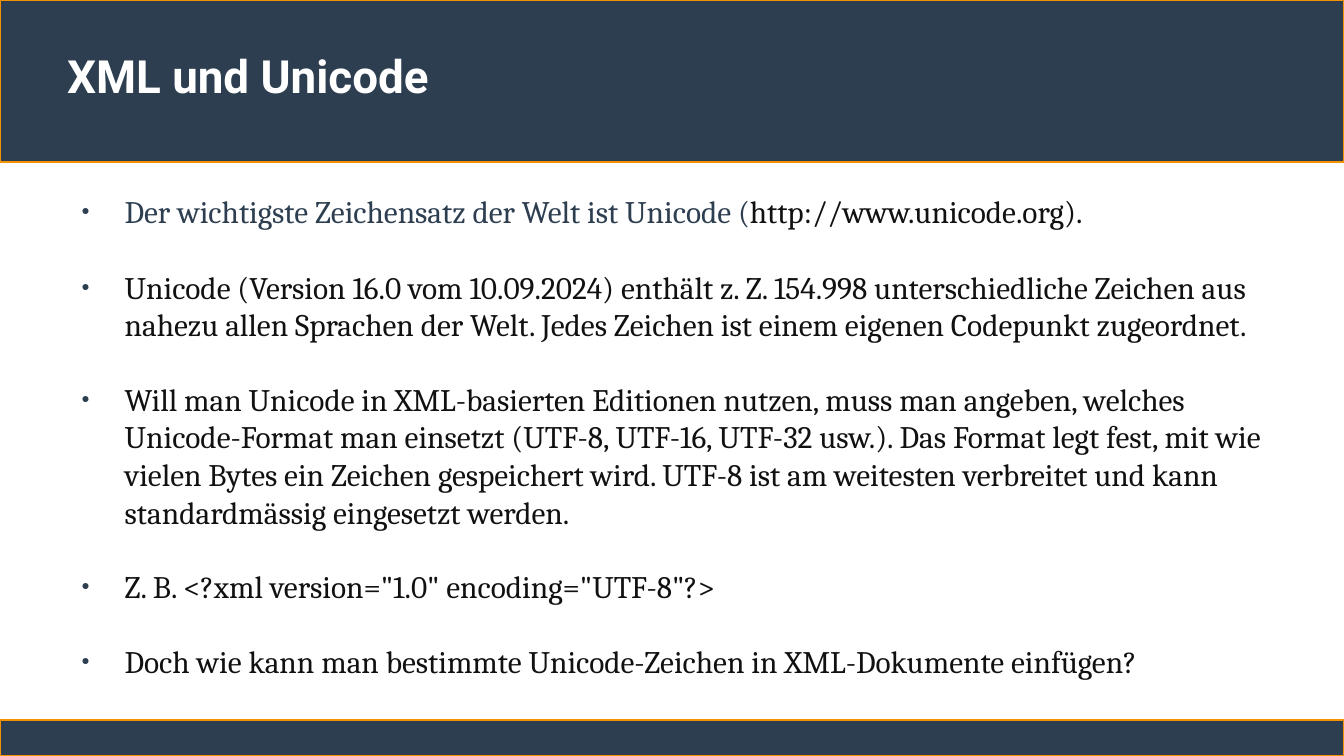
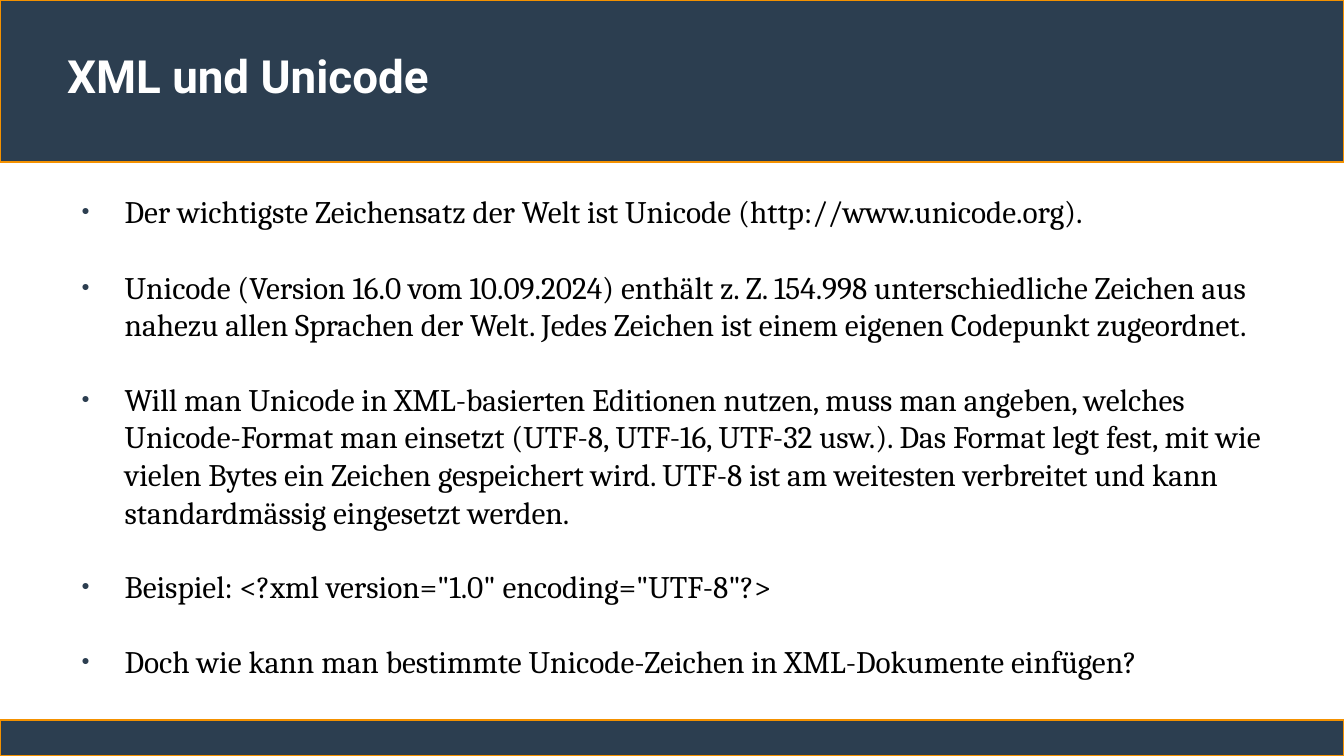
Before and after one commit to ChristianSonderUniSG/xml-kurs, a slide deck: slide 19 of sitzung_2/sitzung_2.odp. Drawn at 1344x756 pixels with LibreOffice and Linux fonts; fonts in the diff are those of the drawing. Boxes give left, top, right and bottom in pixels: in the first picture for what was removed or moved away, otherwise in the second. Text is boxed around its words. In the diff, an @@ line names an element or a change of style, - is before the commit and + after.

```diff
--- a/sitzung_2/sitzung_2.odp
+++ b/sitzung_2/sitzung_2.odp
@@ text at [125,201,1261,680]: text colour #2C3E50 to #000000 in "Der wichtigste Zeichensatz der Welt ist Unicode ..."; text colour #111111 to #000000 in "(http://www.unicode.org).", "Unicode (Version 16.0 vom 10.09.2024) enthält z. ...", "Will man Unicode in XML-basierten Editionen nutzen, ...", "Doch wie kann man bestimmte Unicode-Zeichen in ..." @@
@@ text at [125,576,772,605]: text changed; text colour #111111 to #000000 @@
-● Z. B. <?xml version="1.0" encoding="UTF-8"?>
+● Beispiel: <?xml version="1.0" encoding="UTF-8"?>
```
Also in this commit, not shown: 15 other slides changed, 1 other file.
